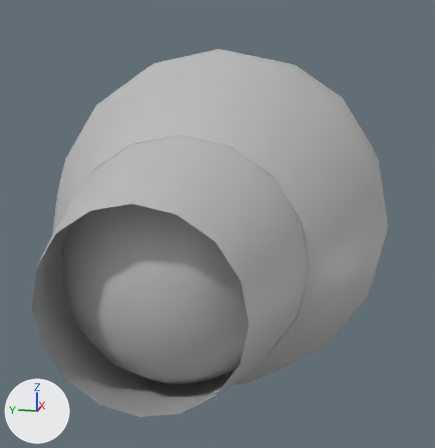
The FBX model Assets/Models/mega blaster.fbx as it was, and as the next commit left it.
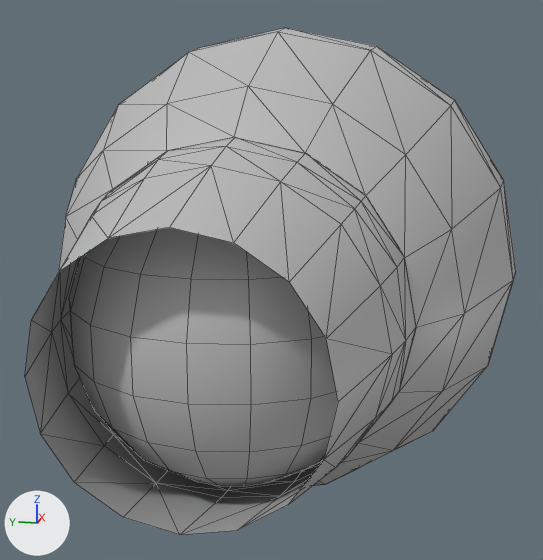
There are two pictures of each version: one whole from a 50 mm camera at (-0.00705, -0.00133, 0.00163) aimed at (-0.00011, 0.00006, -0.00011), one close up from a 50 mm camera at (-0.00656, -0.00114, 0.00139) aimed at (-0.00251, -0.00032, 0.00038). Every picture has the same lights, and +X, +Y and +Z are marked at lower left. The close-ups show mesh edges as thin lines. Where no turn or scale is listed for an object, it has been applied to the vertices.

Script lines for the objects in view, before the commit:
```python
me_mesh = bpy.data.meshes.new('Mesh')
me_mesh.from_pydata(...)  # 136 vertices, 241 faces; spans x -0.00203..0.00316, y -0.00191..0.00191, z -0.00194..0.00191
me_mesh.materials.append(mat_lambert1)  # grey #bcbcbc
me_mesh_001 = bpy.data.meshes.new('Mesh.001')
me_mesh_001.from_pydata(...)  # 68 vertices, 104 faces; spans x -0.329..-0.203, y -0.113..0.113, z -0.113..0.113
me_mesh_001.materials.append(mat_lambert1)  # grey #bcbcbc
me_mesh_002 = bpy.data.meshes.new('Mesh.002')
me_mesh_002.from_pydata(...)  # 81 vertices, 64 faces; spans x -0.00104..-0.00005, y -0.00099..0.00099, z -0.00104..0.00104
me_mesh_002.materials.append(mat_lambert1)  # grey #bcbcbc
ob_barrel = bpy.data.objects.new('barrel', me_mesh_001)
ob_barrel.location = (0.000032, 0.0, 0.0)
ob_barrel.rotation_euler = (1.571, 0.0, 0.0)  # degrees (90, 0, 0)
ob_barrel.scale = (0.0101, 0.0101, 0.0101)
ob_body = bpy.data.objects.new('body', me_mesh)
ob_body.location = (0.0, 0.0, 0.0)
ob_emitter = bpy.data.objects.new('emitter', me_mesh_002)
ob_emitter.location = (-0.002035, 0.0, 0.0)
```
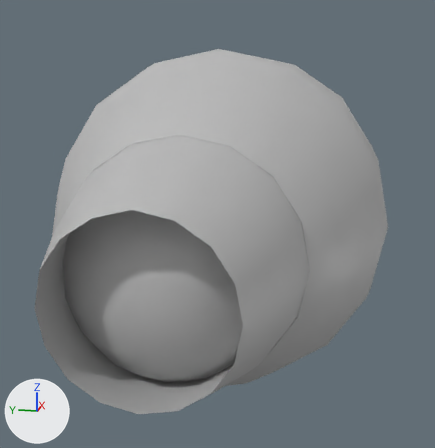
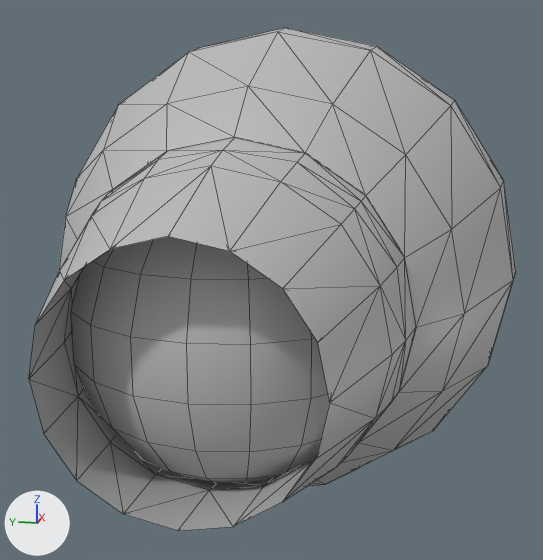
The edits, one by one:
Mesh me_mesh_002_1 is new.
It has 120 vertices, 208 faces and spans x -0.00064..0.00066, y -0.00114..0.00114, z -0.00114..0.00114.
It uses material mat_lambert1 (grey #bcbcbc).
Object 'barrel' (ob_barrel) now shows nothing instead of me_mesh_001.
Object 'barrel2' (ob_barrel2) is new; it shows me_mesh_002_1.
Its location is (-0.002674, 0.0, 0.0).

Where the change shows, as pixel boxes (x1, y1, x2, y2) in the close-ups (543 x 560 px):
'barrel2', added
    after: (29, 137, 416, 531)
'barrel', no longer drawn
    before: (25, 137, 416, 535)
